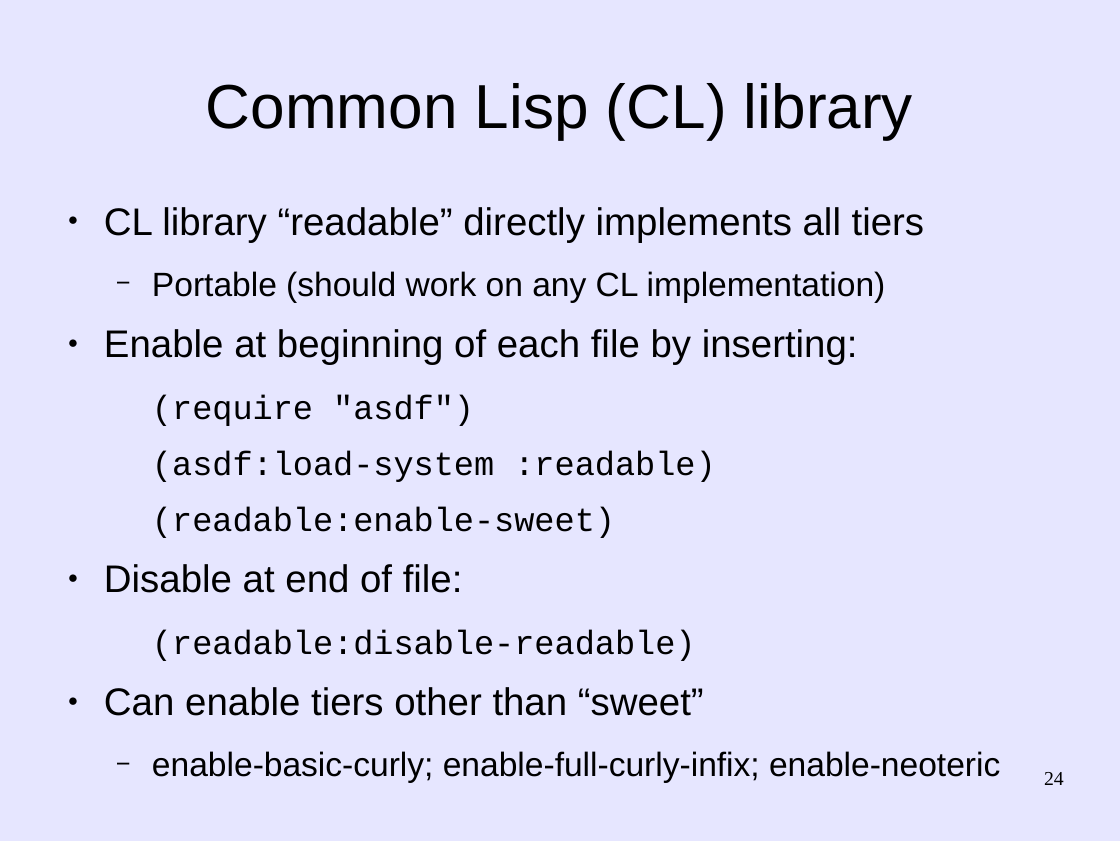
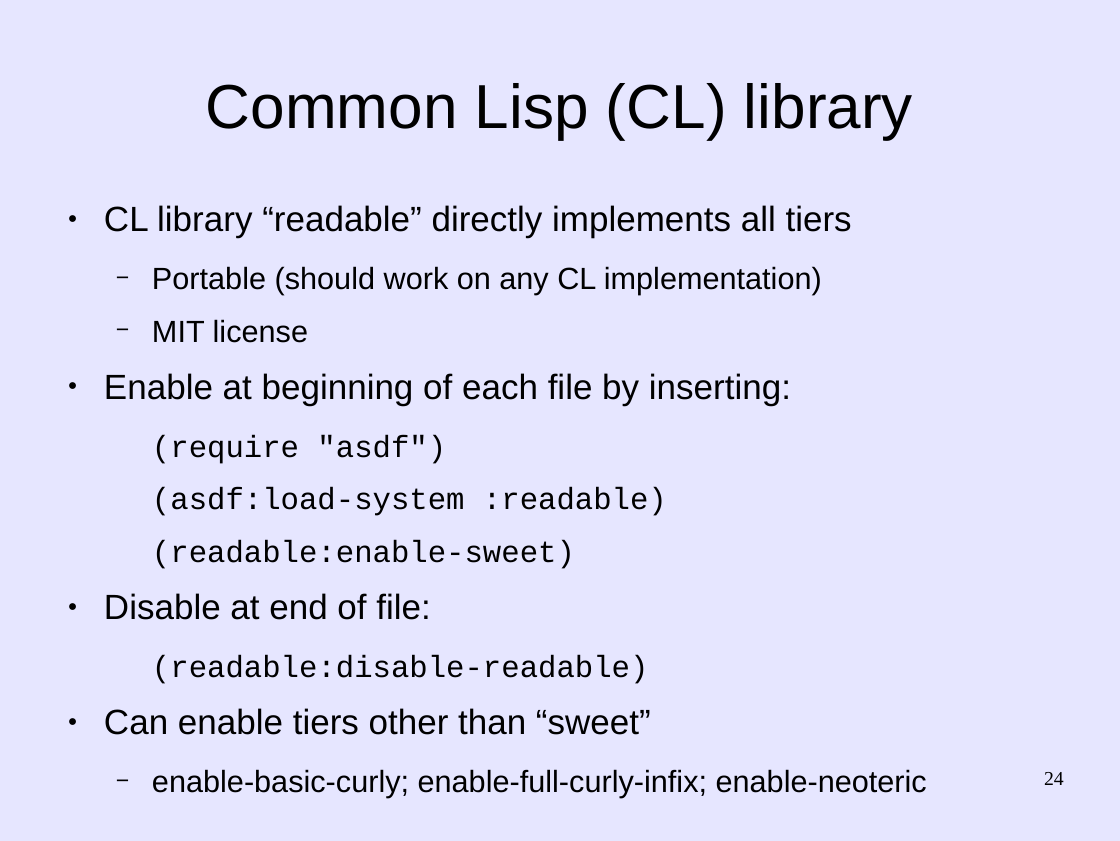
Before and after one commit to martin12333/Readable-Lisp-S-expressions, a slide deck: slide 24 of readable-s-expressions.odp. Drawn at 1120x841 pixels with LibreOffice and Linux fonts; fonts in the diff are those of the drawing. Boxes give left, top, right and bottom in pixels: in the first picture for what was removed or moved away, otherwise in the second. Text is boxed around its words. In the diff, an @@ line names an element or a change of style, - is before the commit and + after.

```diff
--- a/readable-s-expressions.odp
+++ b/readable-s-expressions.odp
@@ text at box(104, 205, 927, 798): size 27.2 to 24.8 pt in "CL library “readable” directly implements all tiers", "Enable at beginning of each file by ...", "Disable at end of file:", "Can enable tiers other than “sweet”"; size 23.8 to 21.7 pt in "Portable (should work on any CL implementation)", "(require "asdf")", "(asdf:load-system :readable)", "(readable:enable-sweet)" and 2 more places @@
@@ text at box(152, 319, 308, 343): paragraph added @@
+  − MIT license
```
